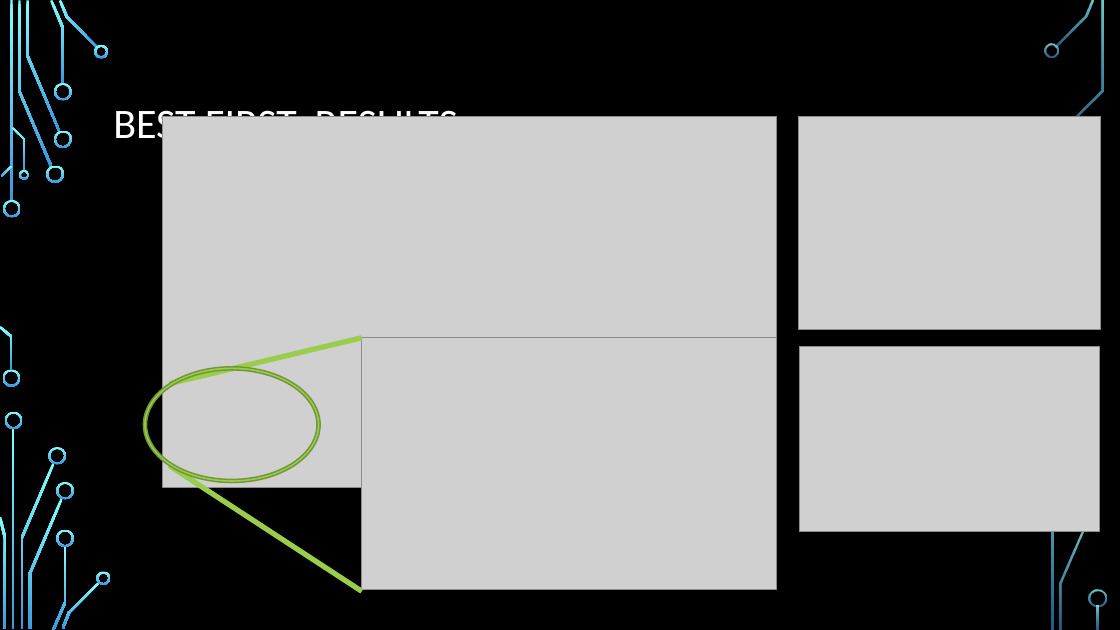
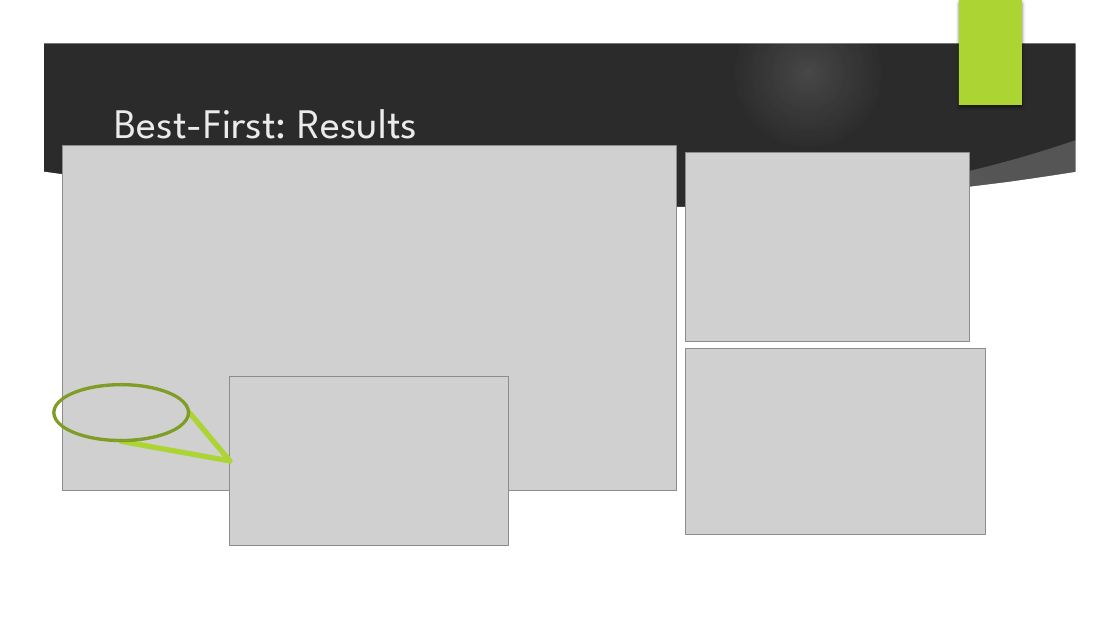
Before and after one commit to x-mizu/CM-and-AI-Coursework-2, a slide deck: slide 8 of Presentation/Presenattion -ID.pptx. Drawn at 1120x630 pixels with LibreOffice and Linux fonts; fonts in the diff are those of the drawing; grey boxes stand for pictures; background and template pictures are left out; a plain dark background stands for a picture behind light text. Boxes give left, top, right and bottom in pixels: in the first picture for what was removed or moved away, otherwise in the second. Text is boxed around its words. In the diff, an @@ line names an element or a change of style, - is before the commit and + after.

```diff
--- a/Presentation/Presenattion -ID.pptx
+++ b/Presentation/Presenattion -ID.pptx
@@ group added at (0, 0, 1120, 630): 5 ellipses, 3 freeform shapes @@
@@ rectangle added at (959, 0, 1022, 105), fill #ACD433 @@
@@ title at (114, 109, 417, 151): text changed; font Calibri to League Spartan; text colour #FFFFFF to #EBEBEB @@
-BEST-FIRST: RESULTS
+Best-First: Results
@@ picture: place and size @@
-picture at (163, 116, 777, 486)
+picture at (62, 146, 676, 491)
@@ picture: place and size @@
-picture at (798, 116, 1101, 329)
+picture at (686, 153, 970, 342)
@@ picture: place and size @@
-picture at (799, 346, 1100, 532)
+picture at (686, 349, 986, 534)
@@ donut: place and size @@
-donut at (144, 367, 320, 483)
+donut at (53, 384, 189, 441)
@@ donut at (53, 384, 189, 441): fill #9ACD4C to #ACD433; outline #729838 1.25 pt to #7F9D26 1.5 pt @@
@@ picture: place and size @@
-picture at (362, 338, 777, 589)
+picture at (230, 376, 509, 545)
@@ line moved from (170, 384) - (362, 338) to (189, 413) - (230, 461) @@
@@ line (189, 413) - (230, 461): stroke #9ACD4C 4.5 pt to #ACD433 4.5 pt @@
@@ line moved from (170, 465) - (362, 592) to (121, 441) - (230, 461) @@
@@ line (121, 441) - (230, 461): stroke #9ACD4C 4.5 pt to #ACD433 4.5 pt @@
@@ group removed at (0, 0, 1107, 630): 30 freeform shapes, 3 rectangles @@
```
Also in this commit, not shown: 9 other slides changed, 1 slide added, 1 slide removed.
